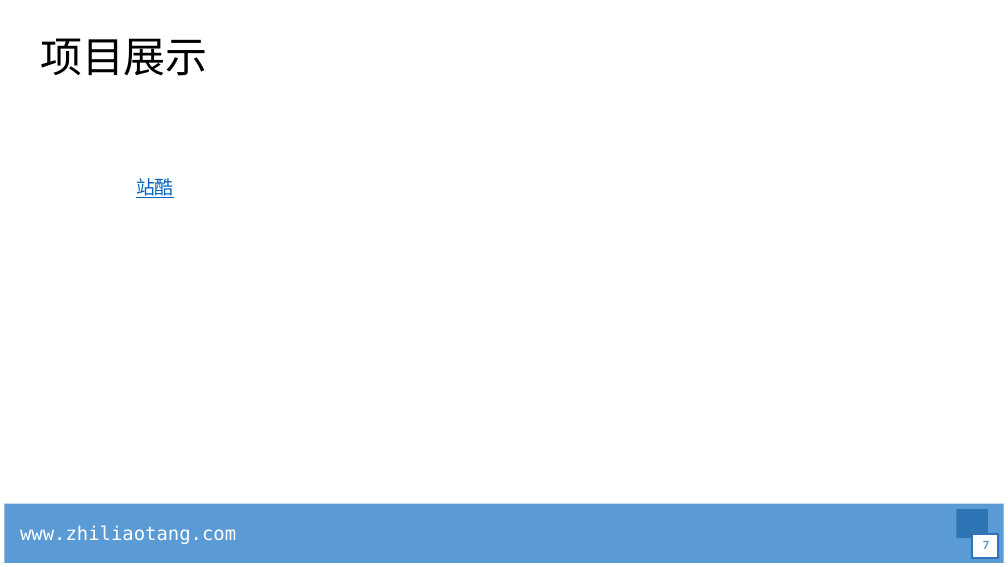
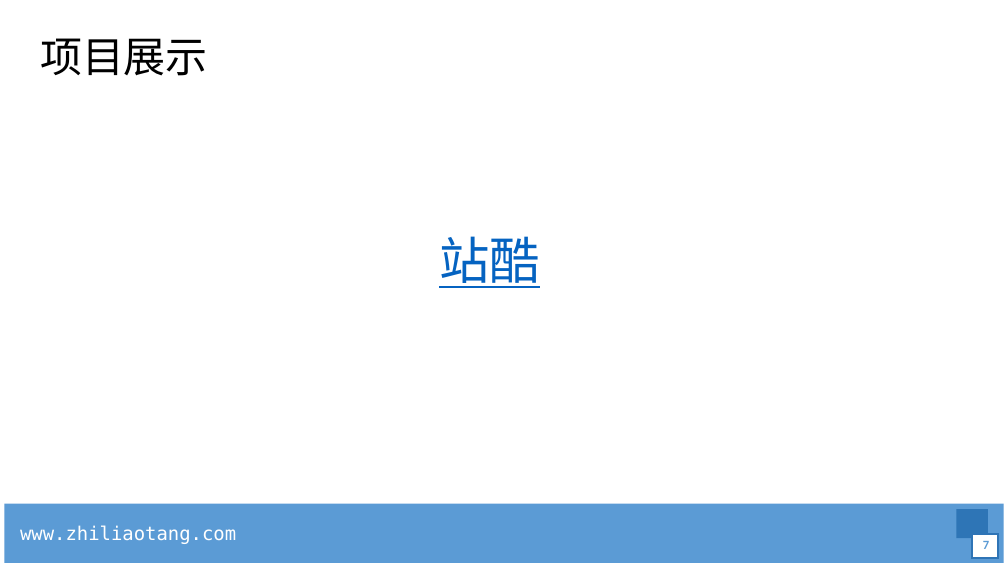
Before and after one commit to 6luckysong6/zhanku, a slide deck: slide 7 of 项目考核.pptx. Drawn at 1008x567 pixels with LibreOffice and Linux fonts; fonts in the diff are those of the drawing; background and template pictures are left out. Boxes give left, top, right and bottom in pixels: in the first picture for what was removed or moved away, otherwise in the second. Text is boxed around its words. In the diff, an @@ line names an element or a change of style, - is before the commit and + after.

```diff
--- a/项目考核.pptx
+++ b/项目考核.pptx
@@ text "站酷": place and size @@
-text "站酷" at <box>136,178,174,198</box>
+text "站酷" at <box>439,236,540,288</box>
@@ text "站酷" at <box>439,236,540,288</box>: size 18 to 48 pt @@
```
Also in this commit, not shown: 4 other slides changed, 1 slide added, 2 slides removed, 2 other files.
